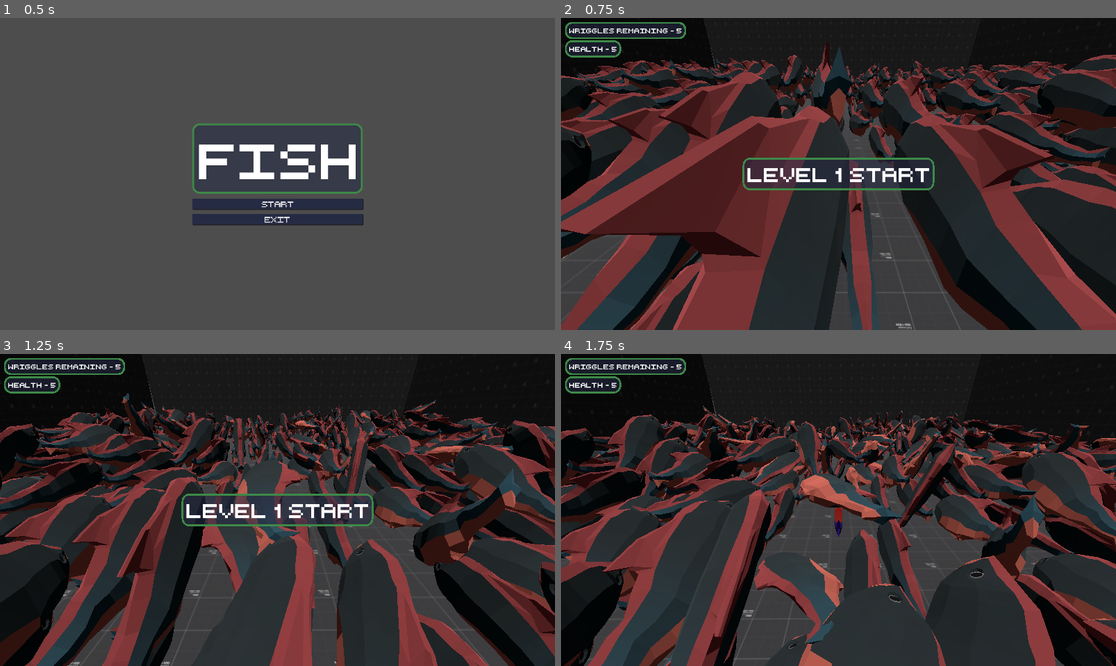
Above: before the commit, frames 1-4 (two rows, left to right).
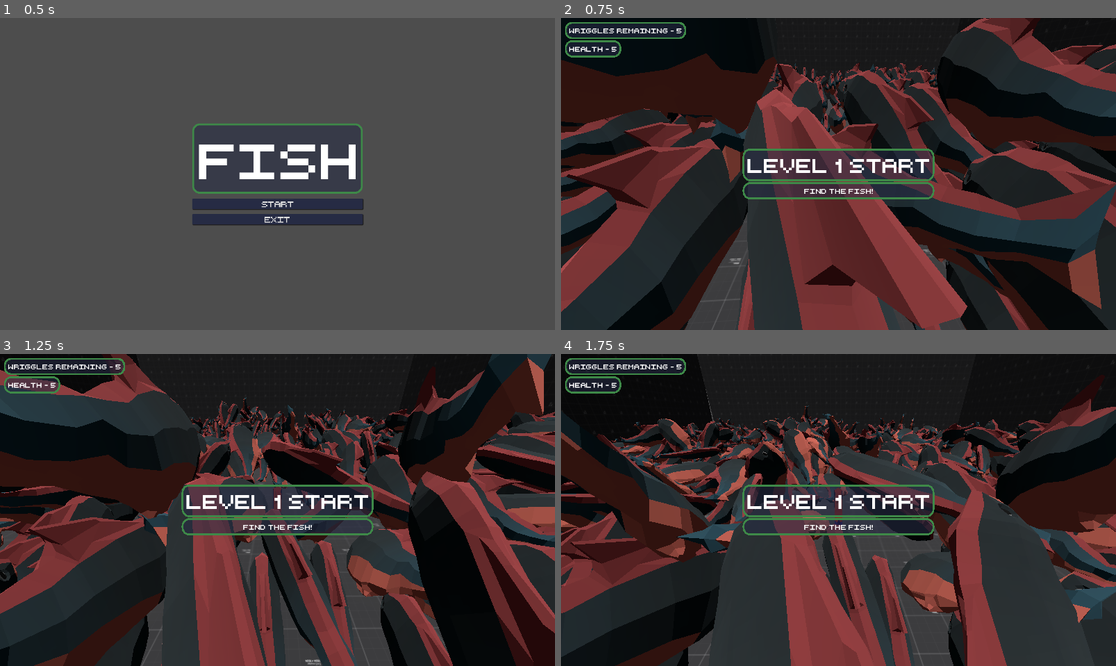
Above: after the commit, the same moments.

Repository: jamethy/fish-4
Game: Godot game, scene res://UI/main_menu.tscn
The game is run twice, just before and just after one commit, with the same random seed, the same clock (stepped at 60 frames per second) and the same inputs.
Inputs (mouse positions are in pixels of both pictures, inside the frame that each line leads up to):
- Up to frame 1 (0.5 s): no input
- Up to frame 2 (0.75 s): click "Start" at 0.5 s
- Up to frame 3 (1.25 s): no input
- Up to frame 4 (1.75 s): tap Enter (ui_accept) at 1.25, 1.52 s; move the mouse to (866, 510) at 1.27 s; hold W (Forward) from 1.28 s (still down); tap Q (Bubble) at 1.35 s

Frame 1 is identical in both runs. In frame 2, 65% of the frame differs, in the area x 0-100%, y 0-100%; in frame 3, 64%; in frame 4, 58%.

Commit message:
feat: added end game state

Diff:
--- a/LevelStartDisplay.gd
+++ b/LevelStartDisplay.gd
@@ -2,7 +2,7 @@
 
 
 func show_for_level_start(level: int):
-	$CenterContainer/LevelStartLabel.text = "LEVEL %d START" % level
+	$CenterContainer/VBoxContainer/LevelStartLabel.text = "LEVEL %d START" % level
 	visible = true
 	$Timer.start()
 
--- /dev/null
+++ b/Scenes/level_2.gd
@@ -0,0 +1,32 @@
+extends Node3D
+
+const BUBBLE = preload("res://Player/bubble.tscn")
+@onready var camera_3d = $Camera3D
+
+@onready
+var other_fish_scenes = [
+	preload("res://fish.tscn"),
+]
+
+@export var fish_count = 100
+
+# Called when the node enters the scene tree for the first time.
+func _ready():
+	Events.player_wiggled.connect(_on_player_wiggled)
+	Events.player_found_goal_fish.connect(_on_player_found_goal_fish)
+
+	for i in range(0, fish_count):
+		var new_fish = other_fish_scenes.pick_random().instantiate()
+		new_fish.position = Vector3(randf_range(-12, 12), randf_range(1, 3), randf_range(-12, 12))
+		add_child(new_fish)
+	Events.player_found_goal_fish.connect(_on_player_found_goal_fish)
+	Input.mouse_mode = Input.MOUSE_MODE_CAPTURED
+
+func _on_player_found_goal_fish(_d: Dictionary):
+	camera_3d.target = $GoalFish
+
+
+func _on_player_wiggled(pos:Dictionary):
+	var scene = BUBBLE.instantiate()
+	self.add_child(scene)
+	scene.global_position =  pos["player_pos"]
--- /dev/null
+++ b/Scenes/level_2.tscn
@@ -0,0 +1,96 @@
+[gd_scene load_steps=12 format=3 uid="uid://c4lwtpewl3taj"]
+
+[ext_resource type="Script" path="res://Scenes/level_2.gd" id="1_twths"]
+[ext_resource type="Texture2D" uid="uid://dafm0canr7uy2" path="res://Assets/Test Tile Textures/texture_01.svg" id="3_m4ovj"]
+[ext_resource type="PackedScene" uid="uid://ua1b473dkgkh" path="res://Player/player.tscn" id="4_f2ipx"]
+[ext_resource type="PackedScene" path="res://Obstacles/coral1.tscn" id="5_pnrj1"]
+[ext_resource type="PackedScene" uid="uid://bgvg735kdpkgt" path="res://goal_fish.tscn" id="6_acpdv"]
+[ext_resource type="PackedScene" path="res://Obstacles/coral2.tscn" id="7_pcvvk"]
+[ext_resource type="PackedScene" uid="uid://de1ollje6u46c" path="res://Player/player_camera.tscn" id="8_v4dlt"]
+
+[sub_resource type="StandardMaterial3D" id="StandardMaterial3D_28j67"]
+albedo_texture = ExtResource("3_m4ovj")
+uv1_triplanar = true
+
+[sub_resource type="ProceduralSkyMaterial" id="ProceduralSkyMaterial_pioxt"]
+
+[sub_resource type="Sky" id="Sky_7kv2v"]
+sky_material = SubResource("ProceduralSkyMaterial_pioxt")
+
+[sub_resource type="Environment" id="Environment_d1hp7"]
+background_mode = 2
+background_energy_multiplier = 2.2
+sky = SubResource("Sky_7kv2v")
+ambient_light_color = Color(0.498039, 0.498039, 0.498039, 1)
+
+[node name="test-scene" type="Node3D"]
+script = ExtResource("1_twths")
+
+[node name="CSGBox3D" type="CSGBox3D" parent="."]
+use_collision = true
+collision_layer = 4
+collision_mask = 4
+size = Vector3(25, 1, 25)
+material = SubResource("StandardMaterial3D_28j67")
+
+[node name="CSGBox3D2" type="CSGBox3D" parent="."]
+transform = Transform3D(2.98023e-08, -1, 0, 1, 2.98023e-08, 0, 0, 0, 1, -12.5, 3, 0)
+use_collision = true
+collision_layer = 4
+collision_mask = 4
+size = Vector3(8, 1, 25)
+material = SubResource("StandardMaterial3D_28j67")
+
+[node name="CSGBox3D3" type="CSGBox3D" parent="."]
+transform = Transform3D(2.98023e-08, -1, 0, 1, 2.98023e-08, 0, 0, 0, 1, 12, 3, 0)
+use_collision = true
+collision_layer = 4
+collision_mask = 4
+size = Vector3(8, 1, 25)
+material = SubResource("StandardMaterial3D_28j67")
+
+[node name="CSGBox3D4" type="CSGBox3D" parent="."]
+transform = Transform3D(-1.3027e-15, 4.37114e-08, 1, 1, 2.98023e-08, 0, -2.98023e-08, 1, -4.37114e-08, -1, 3, 13)
+use_collision = true
+collision_layer = 4
+collision_mask = 4
+size = Vector3(8, 1, 25)
+material = SubResource("StandardMaterial3D_28j67")
+
+[node name="CSGBox3D5" type="CSGBox3D" parent="."]
+transform = Transform3D(-1.3027e-15, 4.37114e-08, 1, 1, 2.98023e-08, 0, -2.98023e-08, 1, -4.37114e-08, -1, 3, -13)
+use_collision = true
+collision_layer = 4
+collision_mask = 4
+size = Vector3(8, 1, 25)
+material = SubResource("StandardMaterial3D_28j67")
+
+[node name="Player" parent="." instance=ExtResource("4_f2ipx")]
+transform = Transform3D(1, 0, 0, 0, 1, 0, 0, 0, 1, 0, 1.3, 0)
+SPEED = 12.0
+burst_velocity = 24.0
+bubble_timout = 3.5
+
+[node name="WorldEnvironment" type="WorldEnvironment" parent="."]
+environment = SubResource("Environment_d1hp7")
+
+[node name="Coral" parent="." instance=ExtResource("5_pnrj1")]
+transform = Transform3D(1, 0, 0, 0, 1, 0, 0, 0, 1, -6.93107, 0.573567, -3.3454)
+
+[node name="Coral2" parent="." instance=ExtResource("5_pnrj1")]
+transform = Transform3D(1, 0, 0, 0, 1, 0, 0, 0, 1, 4.86893, 0.573567, -3.3454)
+
+[node name="Coral3" parent="." instance=ExtResource("5_pnrj1")]
+transform = Transform3D(2.1, 0, 0, 0, 2.1, 0, 0, 0, 2.1, -3.43107, 1.37357, 4.6546)
+
+[node name="GoalFish" parent="." instance=ExtResource("6_acpdv")]
+transform = Transform3D(1, 0, 0, 0, 1, 0, 0, 0, 1, -7, 4, 9)
+
+[node name="Coral4" parent="." instance=ExtResource("7_pcvvk")]
+transform = Transform3D(2.47, 0, 0, 0, 2.47, 0, 0, 0, 2.47, 0.9, 1.8, 7)
+
+[node name="Camera3D" parent="." node_paths=PackedStringArray("target") instance=ExtResource("8_v4dlt")]
+transform = Transform3D(-1, 3.90967e-08, -7.81933e-08, 0, 0.894427, 0.447214, 8.74228e-08, 0.447214, -0.894427, 0, 2.3, -2)
+current = true
+target = NodePath("../Player")
+offset = Vector3(0, 1, -2)
--- a/UI/in_game_menu.gd
+++ /dev/null
@@ -1,13 +0,0 @@
-extends Control
-
-signal back_to_game_pressed
-
-func _on_back_to_game_button_pressed():
-	back_to_game_pressed.emit()
-
-func _on_exit_to_main_menu_button_pressed():
-	get_tree().change_scene_to_file("res://UI/main_menu.tscn")
-
-
-func _on_exit_to_desktop_button_pressed():
-	get_tree().quit()
--- a/UI/in_game_menu.tscn
+++ b/UI/in_game_menu.tscn
@@ -1,7 +1,14 @@
-[gd_scene load_steps=3 format=3 uid="uid://xfy7c67g5bue"]
+[gd_scene load_steps=3 format=3 uid="uid://dbsjqa35qgidl"]
 
 [ext_resource type="Theme" uid="uid://4g6adh7plvly" path="res://UI/Theme.tres" id="1_2427n"]
-[ext_resource type="Script" path="res://UI/in_game_menu.gd" id="2_tnd1b"]
+
+[sub_resource type="GDScript" id="GDScript_efb3v"]
+script/source = "extends Control
+
+signal back_to_game_pressed
+
+
+"
 
 [node name="InGameMenu" type="Control"]
 layout_mode = 3
@@ -11,7 +18,7 @@
 grow_horizontal = 2
 grow_vertical = 2
 theme = ExtResource("1_2427n")
-script = ExtResource("2_tnd1b")
+script = SubResource("GDScript_efb3v")
 
 [node name="CenterContainer" type="CenterContainer" parent="."]
 layout_mode = 1
--- a/UI/player_ui.tscn
+++ b/UI/player_ui.tscn
@@ -31,7 +31,7 @@
 [node name="VBoxContainer" type="VBoxContainer" parent="MarginContainer/HBoxContainer"]
 layout_mode = 2
 
-[node name="WiggleCount" type="Label" parent="MarginContainer/HBoxContainer/VBoxContainer"]
+[node name="WriggleCount" type="Label" parent="MarginContainer/HBoxContainer/VBoxContainer"]
 layout_mode = 2
 size_flags_horizontal = 0
 size_flags_vertical = 0
--- a/game.gd
+++ b/game.gd
@@ -29,13 +29,21 @@
 	var current_level_node = get_node_or_null("Level")
 	if current_level_node != null:
 		remove_child(current_level_node)
-	var scene = load("res://Scenes/level_%d.tscn" % level).instantiate()
-	add_child(scene)
+	var scene = load("res://Scenes/level_%d.tscn" % level)
+	if not scene:
+		$CanvasLayer/Loading.visible = false
+		$CanvasLayer/Credits.visible = true
+		$CanvasLayer/LevelCompleteMenu.visible = true
+		return
+	var node = scene.instantiate()
+	node.name = "Level"
+	add_child(node)
 	call_deferred("_after_level_loaded")
 
 
 func _after_level_loaded():
 	$CanvasLayer/Loading.visible = false
+	$CanvasLayer/LevelCompleteMenu.visible = false
 	$CanvasLayer/PlayerUI.visible = true
 	$CanvasLayer/LevelStartDisplay.show_for_level_start(current_level)
 
@@ -47,18 +55,18 @@
 		_toggle_in_game_menu()
 
 
+func _set_mouse(menu_visible: bool):
+	Input.mouse_mode = Input.MOUSE_MODE_VISIBLE if menu_visible else Input.MOUSE_MODE_CAPTURED
+
+
 func _toggle_in_game_menu():
 	var menu_node = $CanvasLayer/InGameMenu
 	menu_node.visible = !menu_node.visible
-	Input.mouse_mode = Input.MOUSE_MODE_VISIBLE if menu_node.visible else Input.MOUSE_MODE_CAPTURED
+	_set_mouse(menu_node.visible)
 
 
 func _on_level_complete_menu_next_level_button_pressed():
 	load_level(current_level + 1)
-
-
-func _on_in_game_menu_back_to_game_pressed():
-	_toggle_in_game_menu()
 
 
 func _on_player_health_changed(d:Dictionary):
@@ -67,4 +75,16 @@
 
 
 func _on_player_found_goal_fish(_d: Dictionary):
-	$CanvasLayer.visible = true
+	$CanvasLayer/LevelCompleteMenu.visible = true
+	_set_mouse(true)
+
+
+func _on_back_to_game_button_pressed():
+	_toggle_in_game_menu()
+
+func _on_exit_to_main_menu_button_pressed():
+	get_tree().change_scene_to_file("res://UI/main_menu.tscn")
+
+
+func _on_exit_to_desktop_button_pressed():
+	get_tree().quit()
--- a/game.tscn
+++ b/game.tscn
@@ -1,7 +1,6 @@
-[gd_scene load_steps=7 format=3 uid="uid://dbr356jchwtik"]
+[gd_scene load_steps=6 format=3 uid="uid://dbr356jchwtik"]
 
 [ext_resource type="Script" path="res://game.gd" id="1_kv4yy"]
-[ext_resource type="PackedScene" uid="uid://xfy7c67g5bue" path="res://UI/in_game_menu.tscn" id="2_7r0k7"]
 [ext_resource type="Theme" uid="uid://4g6adh7plvly" path="res://UI/Theme.tres" id="2_yp77h"]
 [ext_resource type="PackedScene" uid="uid://be6xm0nuj6sko" path="res://UI/level_complete_menu.tscn" id="4_wq1xh"]
 [ext_resource type="PackedScene" uid="uid://bf5mblylftb5n" path="res://UI/player_ui.tscn" id="5_5305u"]
@@ -11,6 +10,106 @@
 script = ExtResource("1_kv4yy")
 
 [node name="CanvasLayer" type="CanvasLayer" parent="."]
+
+[node name="PlayerUI" parent="CanvasLayer" instance=ExtResource("5_5305u")]
+visible = false
+mouse_filter = 2
+
+[node name="GameOver" type="CenterContainer" parent="CanvasLayer"]
+visible = false
+anchors_preset = 15
+anchor_right = 1.0
+anchor_bottom = 1.0
+grow_horizontal = 2
+grow_vertical = 2
+
+[node name="Label" type="Label" parent="CanvasLayer/GameOver"]
+layout_mode = 2
+theme_override_font_sizes/font_size = 56
+text = "GAME OVER"
+
+[node name="LevelCompleteMenu" parent="CanvasLayer" instance=ExtResource("4_wq1xh")]
+visible = false
+
+[node name="InGameMenu" type="Control" parent="CanvasLayer"]
+visible = false
+layout_mode = 3
+anchors_preset = 15
+anchor_right = 1.0
+anchor_bottom = 1.0
+grow_horizontal = 2
+grow_vertical = 2
+theme = ExtResource("2_yp77h")
+
+[node name="CenterContainer" type="CenterContainer" parent="CanvasLayer/InGameMenu"]
+layout_mode = 1
+anchors_preset = 15
+anchor_right = 1.0
+anchor_bottom = 1.0
+grow_horizontal = 2
+grow_vertical = 2
+
+[node name="VBoxContainer" type="VBoxContainer" parent="CanvasLayer/InGameMenu/CenterContainer"]
+layout_mode = 2
+theme_override_constants/separation = 10
+
+[node name="FishLabel" type="Label" parent="CanvasLayer/InGameMenu/CenterContainer/VBoxContainer"]
+layout_mode = 2
+theme_override_font_sizes/font_size = 50
+text = "FISH"
+horizontal_alignment = 1
+
+[node name="BackToGameButton" type="Button" parent="CanvasLayer/InGameMenu/CenterContainer/VBoxContainer"]
+layout_mode = 2
+theme_override_font_sizes/font_size = 12
+text = "Back"
+
+[node name="ExitToMainMenuButton" type="Button" parent="CanvasLayer/InGameMenu/CenterContainer/VBoxContainer"]
+layout_mode = 2
+theme_override_font_sizes/font_size = 12
+text = "Exit to Main Manu"
+
+[node name="ExitToDesktopButton" type="Button" parent="CanvasLayer/InGameMenu/CenterContainer/VBoxContainer"]
+layout_mode = 2
+theme_override_font_sizes/font_size = 12
+text = "Exit to Desktop"
+
+[node name="LevelStartDisplay" type="Control" parent="CanvasLayer"]
+visible = false
+layout_mode = 3
+anchors_preset = 15
+anchor_right = 1.0
+anchor_bottom = 1.0
+grow_horizontal = 2
+grow_vertical = 2
+theme = ExtResource("2_yp77h")
+script = ExtResource("6_yoe00")
+
+[node name="CenterContainer" type="CenterContainer" parent="CanvasLayer/LevelStartDisplay"]
+layout_mode = 1
+anchors_preset = 15
+anchor_right = 1.0
+anchor_bottom = 1.0
+grow_horizontal = 2
+grow_vertical = 2
+
+[node name="VBoxContainer" type="VBoxContainer" parent="CanvasLayer/LevelStartDisplay/CenterContainer"]
+layout_mode = 2
+
+[node name="LevelStartLabel" type="Label" parent="CanvasLayer/LevelStartDisplay/CenterContainer/VBoxContainer"]
+layout_mode = 2
+theme_override_font_sizes/font_size = 40
+text = "LEVEL START"
+horizontal_alignment = 1
+
+[node name="InstructionsLabel" type="Label" parent="CanvasLayer/LevelStartDisplay/CenterContainer/VBoxContainer"]
+layout_mode = 2
+text = "Find the Fish!"
+horizontal_alignment = 1
+
+[node name="Timer" type="Timer" parent="CanvasLayer/LevelStartDisplay"]
+wait_time = 2.0
+one_shot = true
 
 [node name="Loading" type="Control" parent="CanvasLayer"]
 visible = false
@@ -35,30 +134,7 @@
 layout_mode = 2
 text = "LOADING"
 
-[node name="LevelCompleteMenu" parent="CanvasLayer" instance=ExtResource("4_wq1xh")]
-visible = false
-
-[node name="PlayerUI" parent="CanvasLayer" instance=ExtResource("5_5305u")]
-visible = false
-mouse_filter = 2
-
-[node name="GameOver" type="CenterContainer" parent="CanvasLayer"]
-visible = false
-anchors_preset = 15
-anchor_right = 1.0
-anchor_bottom = 1.0
-grow_horizontal = 2
-grow_vertical = 2
-
-[node name="Label" type="Label" parent="CanvasLayer/GameOver"]
-layout_mode = 2
-theme_override_font_sizes/font_size = 56
-text = "GAME OVER"
-
-[node name="InGameMenu" parent="CanvasLayer" instance=ExtResource("2_7r0k7")]
-visible = false
-
-[node name="LevelStartDisplay" type="Control" parent="CanvasLayer"]
+[node name="Credits" type="Control" parent="CanvasLayer"]
 visible = false
 layout_mode = 3
 anchors_preset = 15
@@ -67,9 +143,8 @@
 grow_horizontal = 2
 grow_vertical = 2
 theme = ExtResource("2_yp77h")
-script = ExtResource("6_yoe00")
 
-[node name="CenterContainer" type="CenterContainer" parent="CanvasLayer/LevelStartDisplay"]
+[node name="VBoxContainer" type="CenterContainer" parent="CanvasLayer/Credits"]
 layout_mode = 1
 anchors_preset = 15
 anchor_right = 1.0
@@ -77,15 +152,20 @@
 grow_horizontal = 2
 grow_vertical = 2
 
-[node name="LevelStartLabel" type="Label" parent="CanvasLayer/LevelStartDisplay/CenterContainer"]
+[node name="VBoxContainer" type="VBoxContainer" parent="CanvasLayer/Credits/VBoxContainer"]
 layout_mode = 2
-theme_override_font_sizes/font_size = 40
-text = "LEVEL START"
-horizontal_alignment = 1
 
-[node name="Timer" type="Timer" parent="CanvasLayer/LevelStartDisplay"]
-one_shot = true
+[node name="Label" type="Label" parent="CanvasLayer/Credits/VBoxContainer/VBoxContainer"]
+layout_mode = 2
+text = "Thanks for playing!"
+
+[node name="MainMenuButtonButton" type="Button" parent="CanvasLayer/Credits/VBoxContainer/VBoxContainer"]
+layout_mode = 2
+text = "Main Menu"
 
 [connection signal="next_level_button_pressed" from="CanvasLayer/LevelCompleteMenu" to="." method="_on_level_complete_menu_next_level_button_pressed"]
-[connection signal="back_to_game_pressed" from="CanvasLayer/InGameMenu" to="." method="_on_in_game_menu_back_to_game_pressed"]
+[connection signal="pressed" from="CanvasLayer/InGameMenu/CenterContainer/VBoxContainer/BackToGameButton" to="." method="_on_back_to_game_button_pressed"]
+[connection signal="pressed" from="CanvasLayer/InGameMenu/CenterContainer/VBoxContainer/ExitToMainMenuButton" to="." method="_on_exit_to_main_menu_button_pressed"]
+[connection signal="pressed" from="CanvasLayer/InGameMenu/CenterContainer/VBoxContainer/ExitToDesktopButton" to="." method="_on_exit_to_desktop_button_pressed"]
 [connection signal="timeout" from="CanvasLayer/LevelStartDisplay/Timer" to="CanvasLayer/LevelStartDisplay" method="_on_timer_timeout"]
+[connection signal="pressed" from="CanvasLayer/Credits/VBoxContainer/VBoxContainer/MainMenuButtonButton" to="." method="_on_exit_to_main_menu_button_pressed"]
Not shown: 1 places in UI/player_ui.tscn that only renumber resources
